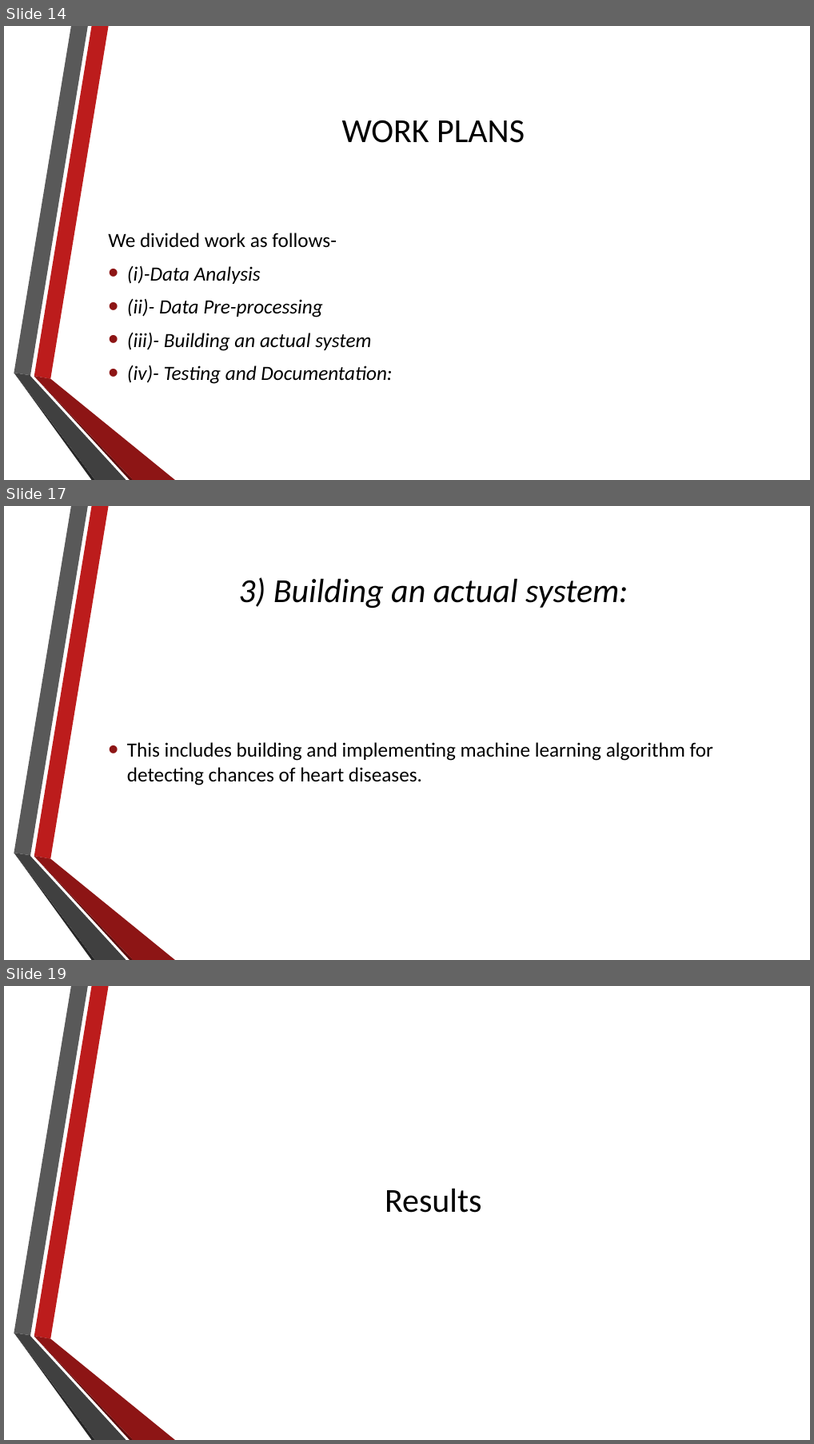
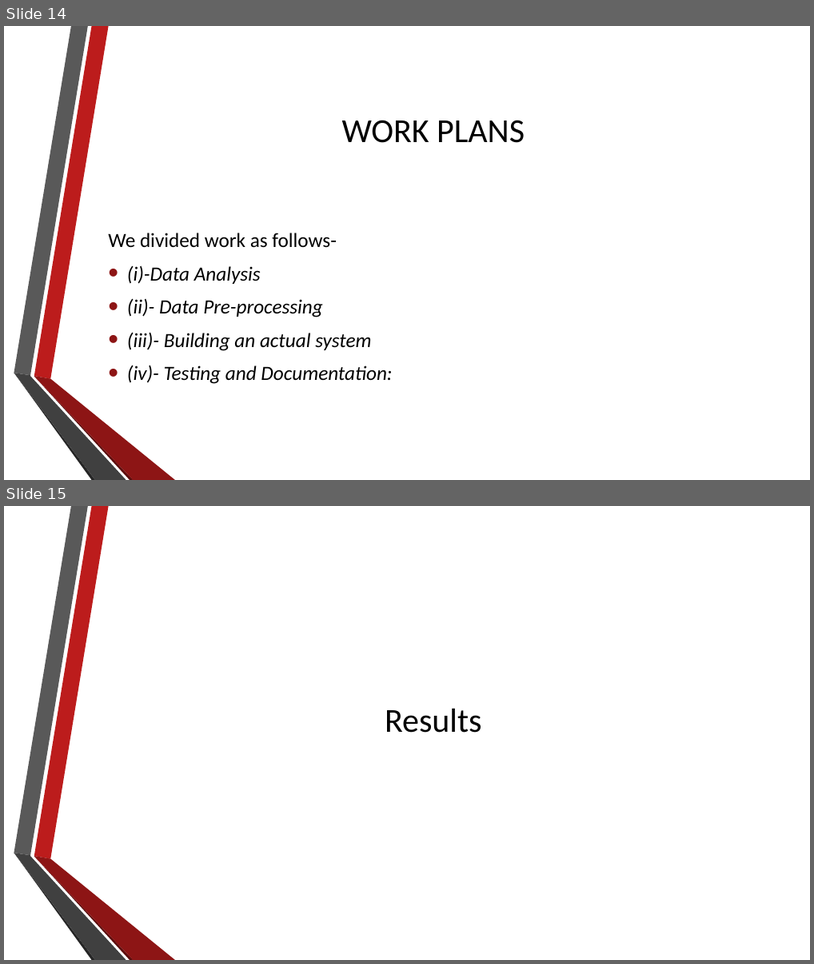
Before and after one commit to shubhamg199630/heart_disease_detection, a slide deck: Presentation.pptx. Shown one above the other, each under a label of ours: slides 14, 17 and 19 before the commit, slides 14 and 15 after it; the slides between them are not shown. The pictures are 814x1444 and 814x964 pixels, drawn with LibreOffice and Linux fonts; fonts in the diff are those of the drawing; background and template pictures are left out. Boxes give left, top, right and bottom in pixels: in the first picture for what was removed or moved away, otherwise in the second. Text is boxed around its words. In the diff, an @@ line names an element or a change of style, - is before the commit and + after.

```diff
--- a/Presentation.pptx
+++ b/Presentation.pptx
@@ slide 17 removed at box(4, 506, 810, 960), background picture (left out); not listed: 6 template elements that a slide beside it also shows @@
@@ title removed at box(238, 577, 628, 608) @@
-3) Building an actual system:
@@ text removed at box(127, 742, 714, 785) @@
-• This includes building and implementing machine learning algorithm for detecting chances of heart diseases.
@@ what was slide 19 is now slide 15 @@
```
Also in this commit, not shown: 7 slides changed, 3 other slides removed, 1 other file.
